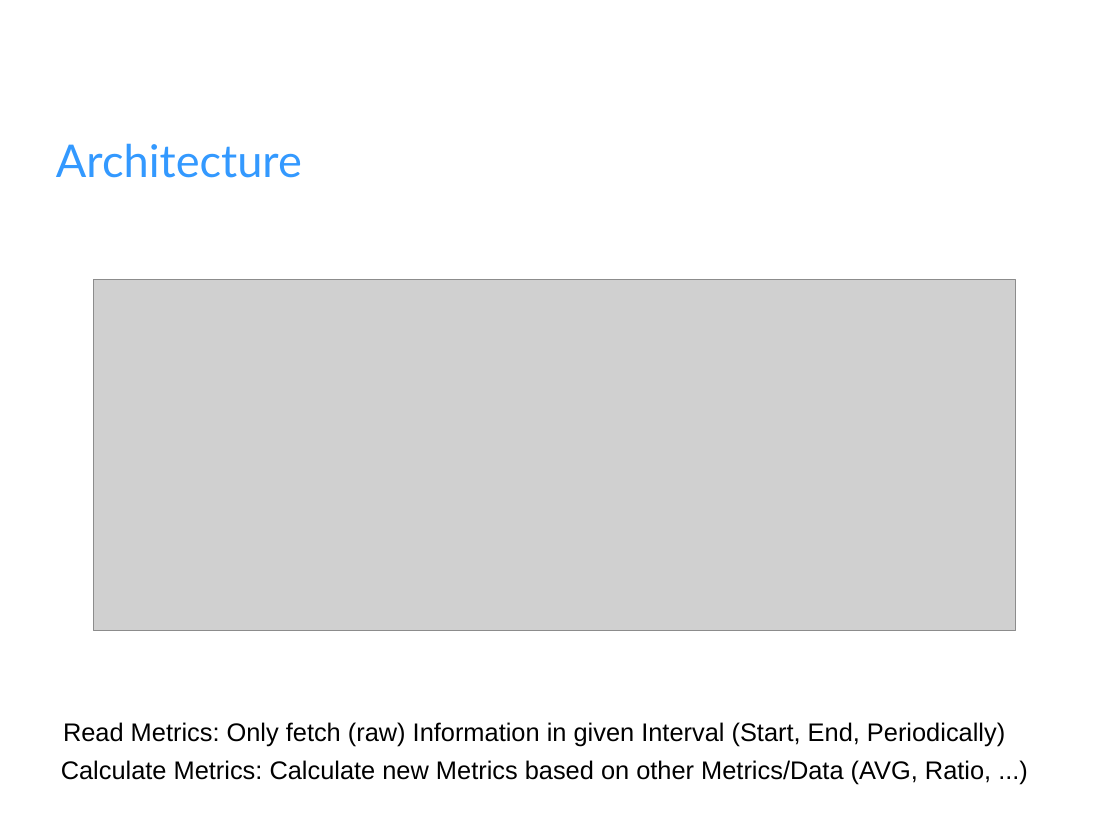
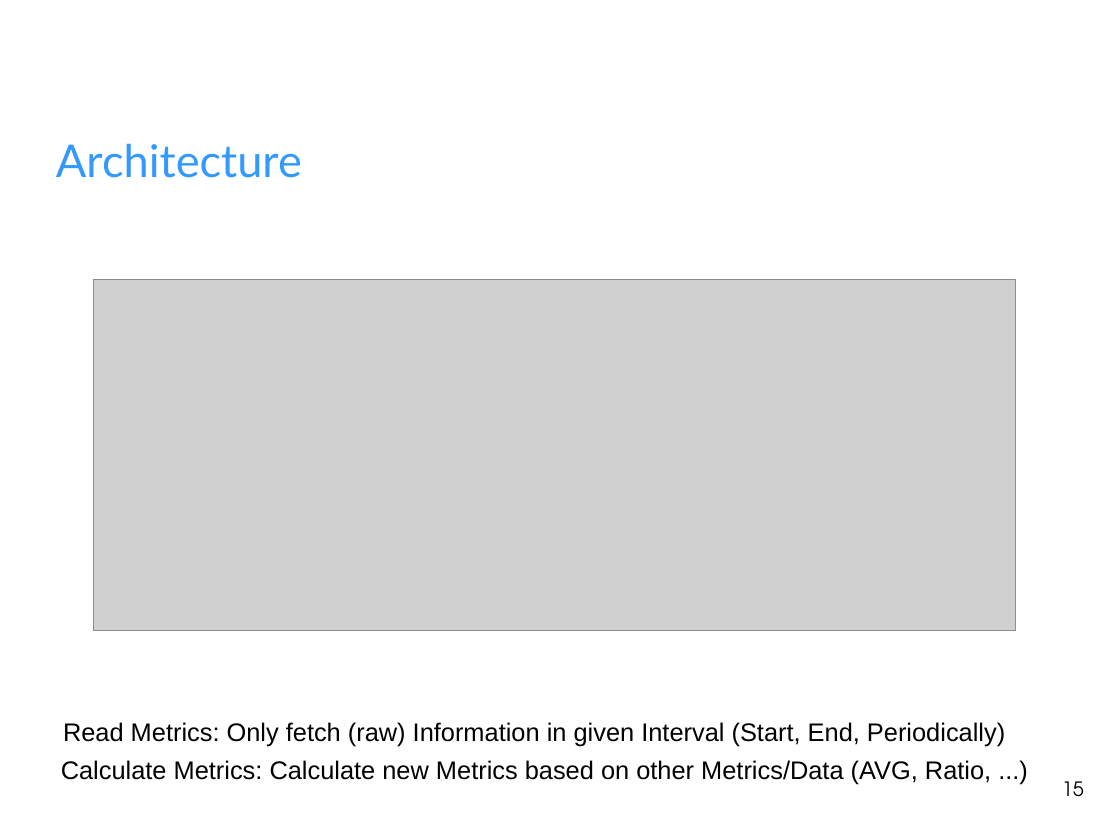
Before and after one commit to fhilprec/HardwareMonitoring, a slide deck: slide 15 of ProjectPresentation.odp. Drawn at 1120x840 pixels with LibreOffice and Linux fonts; fonts in the diff are those of the drawing; grey boxes stand for pictures; background and template pictures are left out. Boxes give left, top, right and bottom in pixels: in the first picture for what was removed or moved away, otherwise in the second. Text is boxed around its words. In the diff, an @@ line names an element or a change of style, - is before the commit and + after.

```diff
--- a/ProjectPresentation.odp
+++ b/ProjectPresentation.odp
@@ page number added at (1062, 781, 1084, 797), 14 pt, text #000000 @@
+15
```
Also in this commit, not shown: 12 other slides changed, 2 slides added, 2 slides removed.
